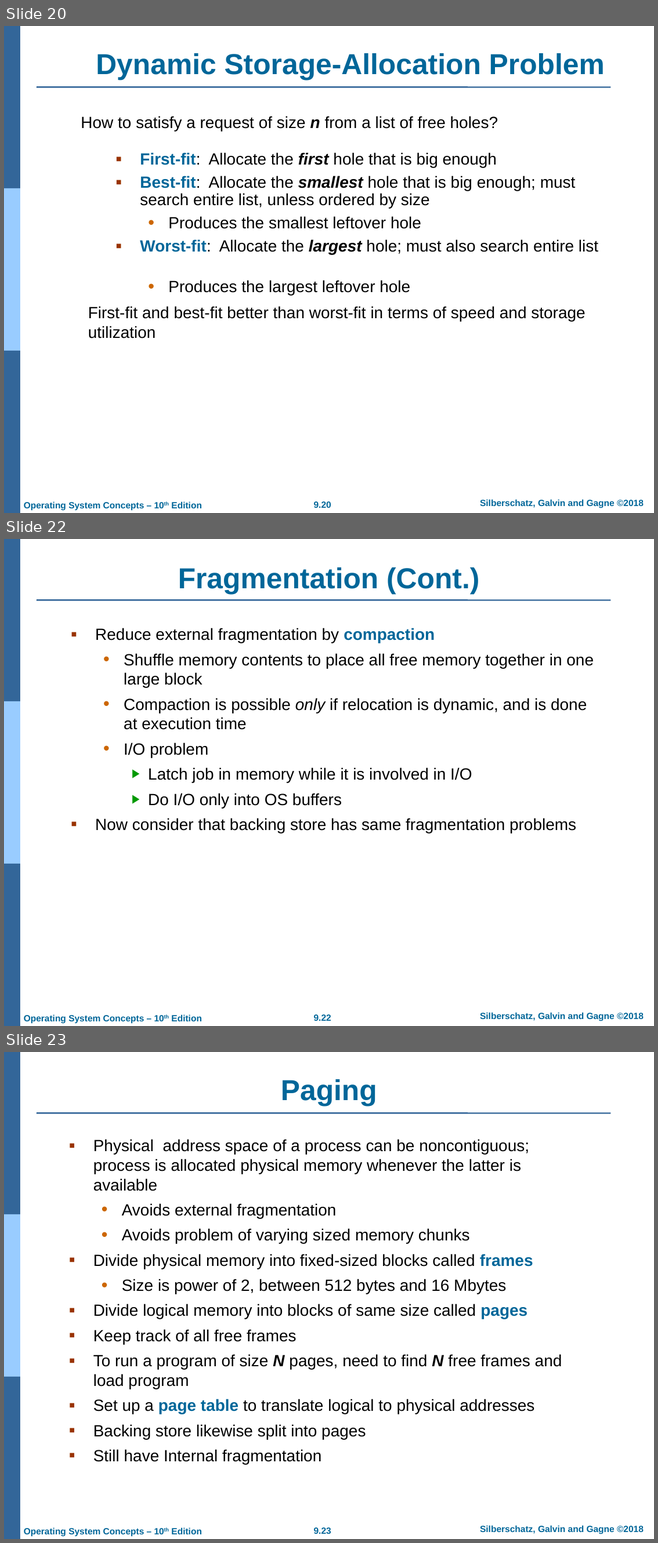
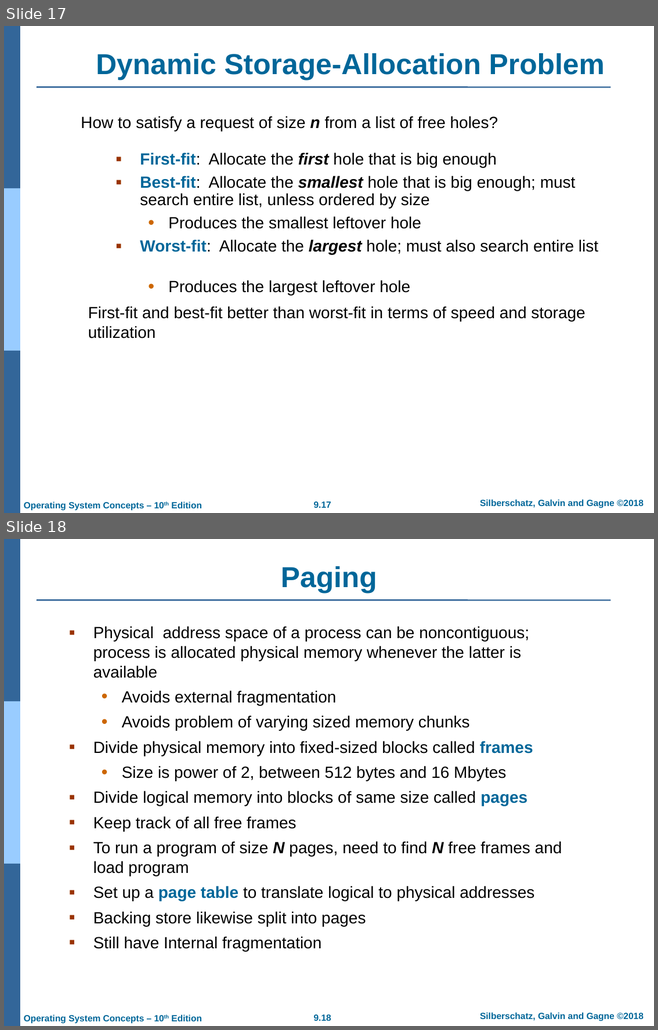
Before and after one commit to Hazrat-Ali9/Operating-System, a slide deck: main memory.pptx. Shown one above the other, each under a label of ours: slides 20, 22 and 23 before the commit, slides 17 and 18 after it; the slides between them are not shown. The pictures are 658x1543 and 658x1030 pixels, drawn with LibreOffice and Linux fonts; fonts in the diff are those of the drawing; background and template pictures are left out. Boxes give left, top, right and bottom in pixels: in the first picture for what was removed or moved away, otherwise in the second. Text is boxed around its words. In the diff, an @@ line names an element or a change of style, - is before the commit and + after.

```diff
--- a/main memory.pptx
+++ b/main memory.pptx
@@ slide 22 removed at (x1=4, y1=539, x2=654, y2=1026), background #FFFFFF; not listed: 7 template elements that a slide beside it also shows @@
@@ title removed at (x1=178, y1=567, x2=479, y2=594) @@
-Fragmentation (Cont.)
@@ text removed at (x1=95, y1=628, x2=593, y2=833) @@
-▪ Reduce external fragmentation by compaction
-  • Shuffle memory contents to place all free memory together in one large block
-  • Compaction is possible only if relocation is dynamic, and is done at execution time
-  • I/O problem
-    ▶ Latch job in memory while it is involved in I/O
-    ▶ Do I/O only into OS buffers
-▪ Now consider that backing store has same fragmentation problems
@@ what was slide 20 is now slide 17 @@
@@ page number at (x1=314, y1=502, x2=331, y2=508): text changed @@
-9.20
+9.17
@@ what was slide 23 is now slide 18 @@
@@ page number at (x1=314, y1=1015, x2=331, y2=1021): text changed @@
-9.23
+9.18
```
Also in this commit, not shown: 5 other slides removed, 1 other file.
